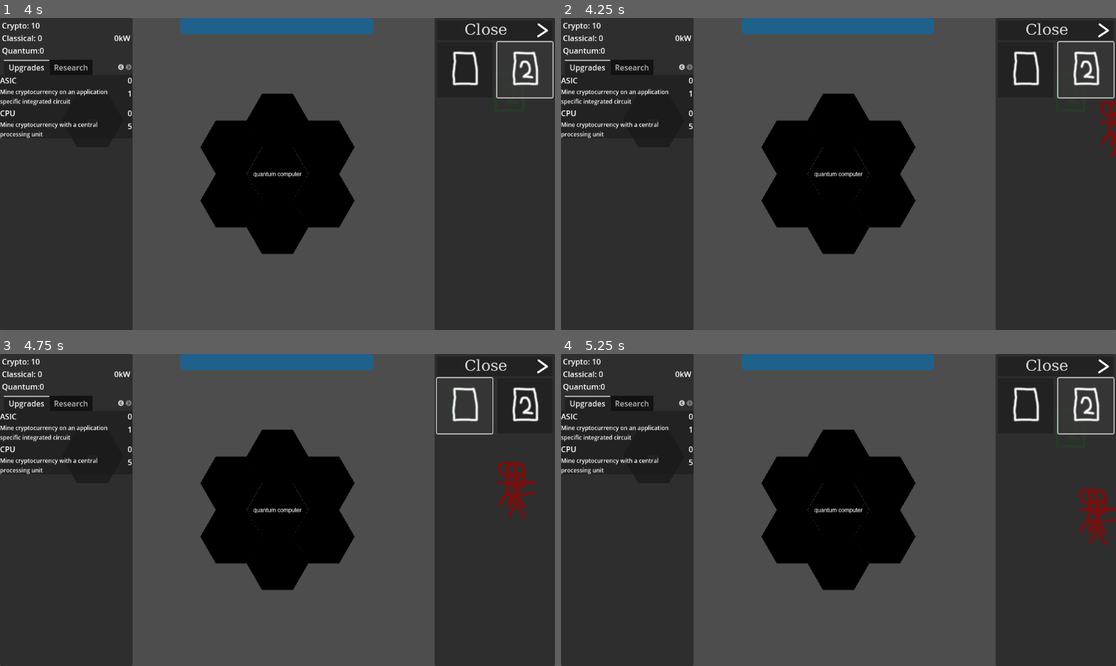
Above: before the commit, frames 1-4 (two rows, left to right).
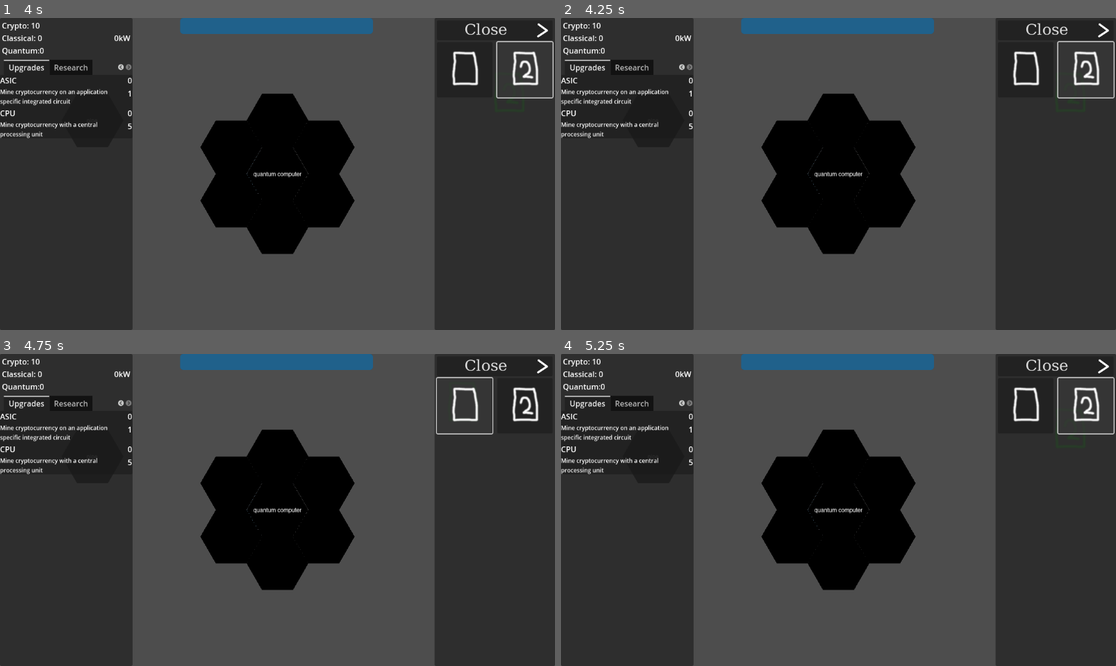
Above: after the commit, the same moments.

Repository: jm8/godotgamejam76
Game: Godot game, scene res://main.tscn
Two runs of this game, one before a commit and one after it. Both use one fixed random seed, a clock stepped at 60 frames per second and the inputs below. The engine's default icon, where the game draws it, is replaced by a stand-in: a white triangle on a blue panel in a dark square.
Inputs (mouse positions are in pixels of both pictures, inside the frame that each line leads up to):
- Up to frame 1 (4 s): click (538, 33) at 0.5 s; click (466, 71) at 1.25 s; click (527, 71) at 2.02 s; click (466, 71) at 2.75 s; click (527, 71) at 3.52 s
- Up to frame 2 (4.25 s): no input
- Up to frame 3 (4.75 s): click (466, 407) at 4.25 s
- Up to frame 4 (5.25 s): click (1088, 407) at 5.02 s

Frame 1 is identical in both runs. In frame 2, 0.3% of the frame differs, in the area x 96-100%, y 26-45%; in frame 3, 0.6%, in the area x 89-97%, y 34-53%; in frame 4, 0.6%.

Commit message:
Spawn enemies

Diff:
--- a/enemy.gd
+++ b/enemy.gd
@@ -4,13 +4,17 @@
 @export var curve: Curve2D
 
 var t = 0
-var offset = 40 * sqrt(randf()) * Vector2.from_angle(randf_range(0, TAU))
+# var offset = 40 * sqrt(randf()) * Vector2.from_angle(randf_range(0, TAU))
+var offset = Vector2(0, 0)
 
 var speed = 200
 
 var health = 10
 
 var qc_damage = 1
+
+func _ready() -> void:
+	global_position = curve.sample(0, 0)
 
 func _process(delta: float) -> void:
 	t += delta
--- /dev/null
+++ b/enemy_spawner.gd
@@ -0,0 +1,37 @@
+extends Node2D
+
+const EnemyScene = preload("res://enemy.tscn")
+
+var time_between_enemies = 5
+var time = 0
+var time_til_next_enemy = 0
+var enemy_paths = [
+	create_path([Vector2i(30, -15), Vector2i(0, 0)]),
+	create_path([Vector2i(30, 15), Vector2i(0, 0)]),
+	create_path([Vector2i(-30, -15), Vector2i(0, 0)]),
+	create_path([Vector2i(-30, 15), Vector2i(0, 0)]),
+	create_path([Vector2i(0, 30), Vector2i(0, 0)]),
+	create_path([Vector2i(0, -30), Vector2i(0, 0)]),
+]
+
+func create_path(points: Array[Vector2i]) -> Curve2D:
+	var curve = Curve2D.new()
+	for point in points:
+		curve.add_point(Vector2(point.x * 64, (point.y + .5 * (point.x % 2)) * 111))
+	return curve
+
+func _ready() -> void:
+	pass # Replace with function body.
+
+func _process(delta: float) -> void:
+	time += 0.0
+	time_til_next_enemy -= delta
+	if time_til_next_enemy <= 0:
+		spawn_enemy()
+		time_til_next_enemy = time_between_enemies
+
+
+func spawn_enemy():
+	var enemy = EnemyScene.instantiate()
+	enemy.curve = enemy_paths.pick_random()
+	add_child(enemy)
--- a/main.tscn
+++ b/main.tscn
@@ -10,9 +10,8 @@
 [ext_resource type="Script" path="res://camera_2d.gd" id="5_otb3h"]
 [ext_resource type="Texture2D" uid="uid://dngtl5cyn65dc" path="res://pipe.png" id="6_t7h3a"]
 [ext_resource type="PackedScene" uid="uid://bqhenjbs0gb5y" path="res://ui.tscn" id="7_t056u"]
-[ext_resource type="PackedScene" uid="uid://dnax868mpg7yy" path="res://enemy.tscn" id="12_opv5i"]
-[ext_resource type="Curve2D" uid="uid://bdmxa8wxc0fqc" path="res://EnemyPath1.tres" id="13_jrtta"]
-[ext_resource type="PackedScene" uid="uid://dda8tbm871lc7" path="res://quantum_computer.tscn" id="13_ujn78"]
+[ext_resource type="Script" path="res://enemy_spawner.gd" id="12_ujn84"]
+[ext_resource type="PackedScene" path="res://quantum_computer.tscn" id="13_ujn78"]
 
 [sub_resource type="TileSetAtlasSource" id="TileSetAtlasSource_n32x6"]
 texture = ExtResource("6_t7h3a")
@@ -472,23 +471,7 @@
 [node name="TowerBeingPlaced" type="Sprite2D" parent="."]
 modulate = Color(0, 1, 0, 0.196078)
 
-[node name="Enemy" parent="." instance=ExtResource("12_opv5i")]
-position = Vector2(788, -17)
-curve = ExtResource("13_jrtta")
-
-[node name="EnemyPath1Visualizer" type="Path2D" parent="."]
-curve = ExtResource("13_jrtta")
-
-[node name="Enemy2" parent="." instance=ExtResource("12_opv5i")]
-position = Vector2(788, -17)
-curve = ExtResource("13_jrtta")
-
-[node name="Enemy3" parent="." instance=ExtResource("12_opv5i")]
-position = Vector2(788, -17)
-curve = ExtResource("13_jrtta")
-
-[node name="Enemy4" parent="." instance=ExtResource("12_opv5i")]
-position = Vector2(788, -17)
-curve = ExtResource("13_jrtta")
-
 [node name="QuantumComputer" parent="." instance=ExtResource("13_ujn78")]
+
+[node name="EnemySpawner" type="Node2D" parent="."]
+script = ExtResource("12_ujn84")
--- a/tower_1.gd
+++ b/tower_1.gd
@@ -47,11 +47,11 @@
 			$Laser.visible = false
 			fire_timer = 0
 		fire_timer = max(0, fire_timer - delta)
-		if(fire_timer <= 0):
+		if (fire_timer <= 0):
 			cooldown_timer = cooldown_time
 	else:
 		$Laser.visible = false
-		cooldown_timer = max(0,cooldown_timer - delta)
+		cooldown_timer = max(0, cooldown_timer - delta)
 		if cooldown_timer <= 0 and target:
 			fire_timer = fire_time
 
Not shown: 1 places in main.tscn that only renumber resources
